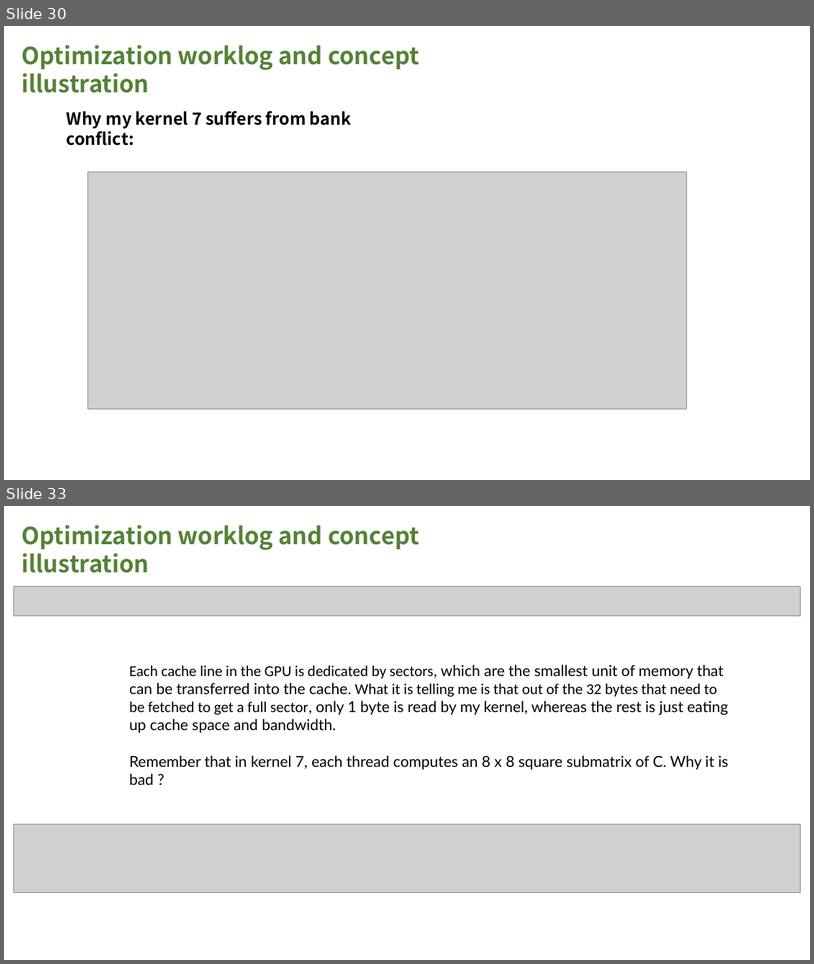
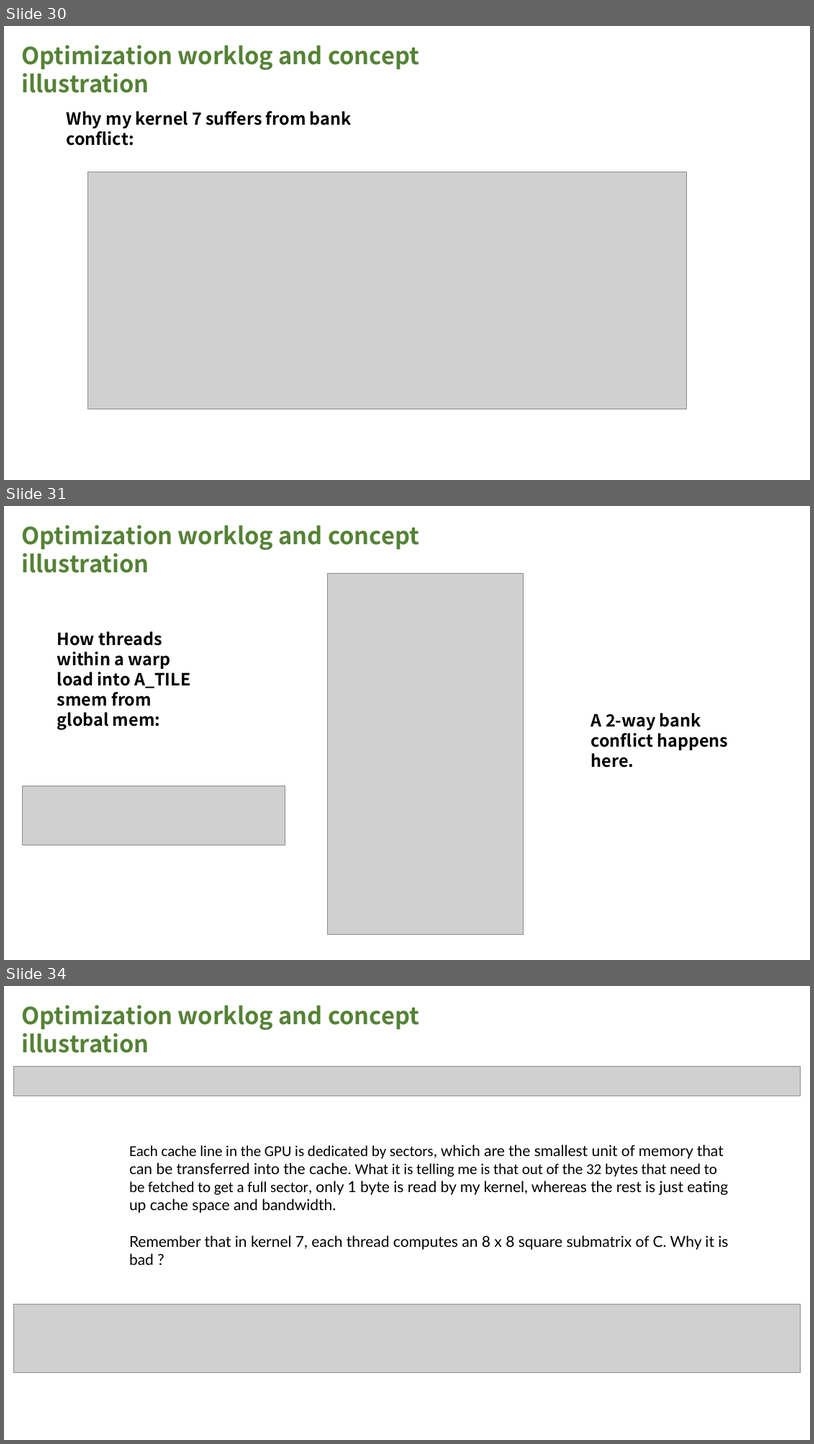
Before and after one commit to InhabitancyCocoon/feather_gemm, a slide deck: docs/presentation.pptx. Shown one above the other, each under a label of ours: slides 30 and 33 before the commit, slides 30, 31 and 34 after it; the slides between them are not shown. The pictures are 814x964 and 814x1444 pixels, drawn with LibreOffice and Linux fonts; fonts in the diff are those of the drawing; grey boxes stand for pictures. Boxes give left, top, right and bottom in pixels: in the first picture for what was removed or moved away, otherwise in the second. Text is boxed around its words. In the diff, an @@ line names an element or a change of style, - is before the commit and + after.

Commit message:
revise bank conflict illustration

```diff
--- a/docs/presentation.pptx
+++ b/docs/presentation.pptx
@@ slide 31 added at <box>4,506,810,960</box>, background #FFFFFF @@
@@ text added at <box>21,525,419,573</box>, 28 pt, text #548235, bold @@
+Optimization worklog and concept illustration
@@ picture added at <box>328,573,524,934</box> @@
@@ text added at <box>57,631,190,730</box>, 20 pt, text #000000, bold @@
+How threads within a warp load into A_TILE smem from global mem:
@@ text added at <box>592,713,728,767</box>, 20 pt, text #000000, bold @@
+A 2-way bank conflict happens here.
@@ picture added at <box>23,786,286,845</box> @@
@@ what was slide 33 is now slide 34 @@
```
Also in this commit, not shown: 4 slides changed, 1 other file.
